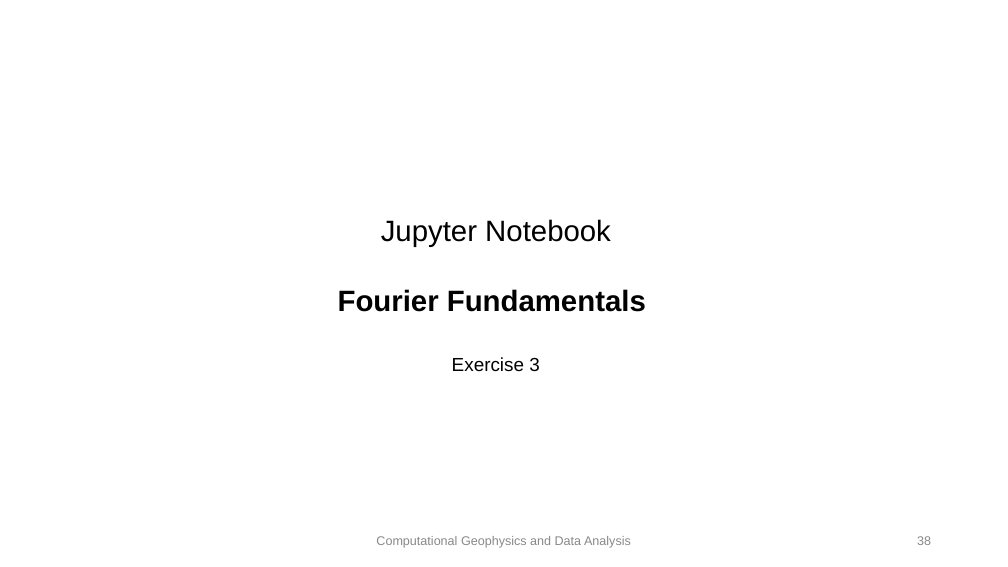
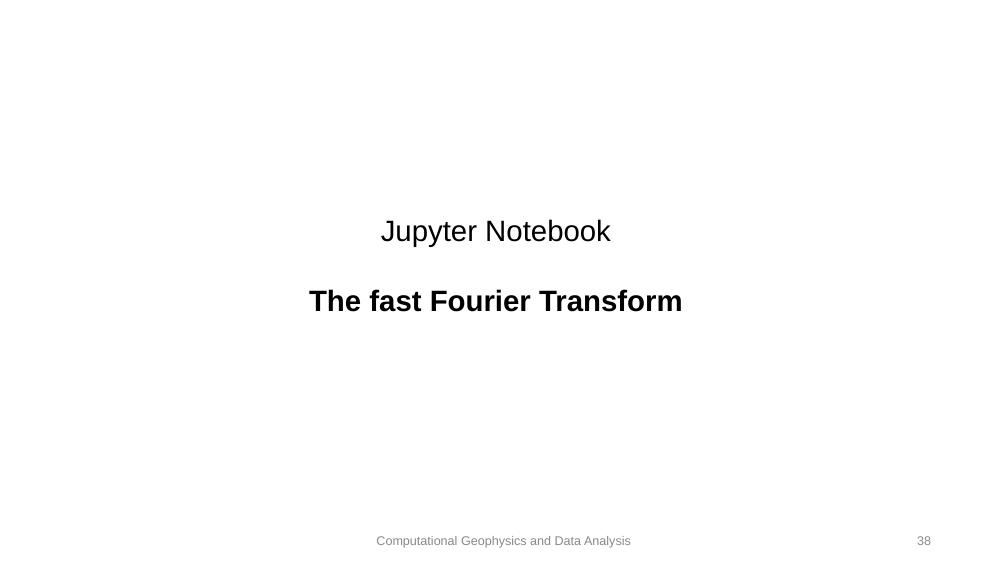
Before and after one commit to heinerigel/GeophysicalDataAnalysis, a slide deck: slide 38 of Part-1/Lecture/01_spectralanalysis_foundations.ppt. Drawn at 1008x567 pixels with LibreOffice and Linux fonts; fonts in the diff are those of the drawing. Boxes give left, top, right and bottom in pixels: in the first picture for what was removed or moved away, otherwise in the second. Text is boxed around its words. In the diff, an @@ line names an element or a change of style, - is before the commit and + after.

```diff
--- a/Part-1/Lecture/01_spectralanalysis_foundations.ppt
+++ b/Part-1/Lecture/01_spectralanalysis_foundations.ppt
@@ text "Jupyter Notebook": place and size @@
-text "Jupyter Notebook" at box(338, 219, 646, 372)
+text "Jupyter Notebook" at box(309, 219, 683, 312)
@@ text at box(309, 289, 683, 312): text changed @@
-Fourier Fundamentals
-Exercise 3
+The fast Fourier Transform
```
Also in this commit, not shown: 1 other slide changed, 5 other files.
